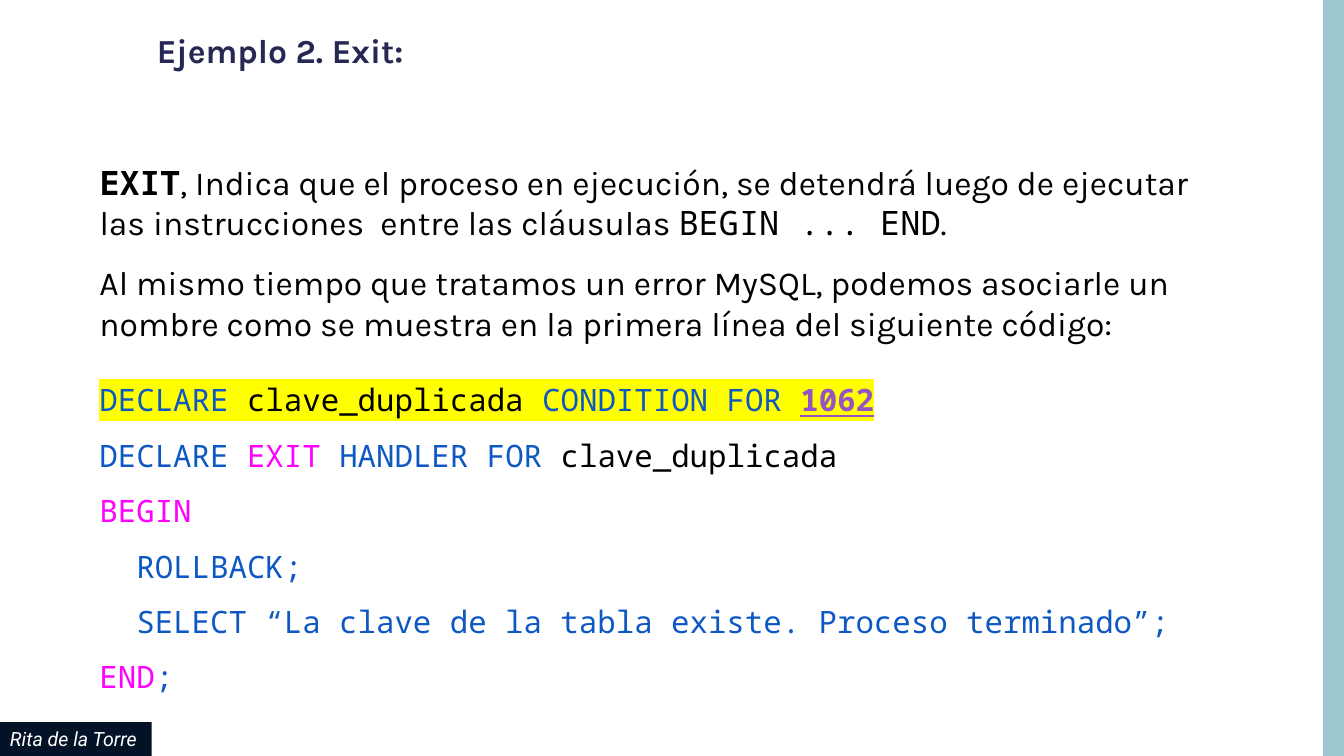
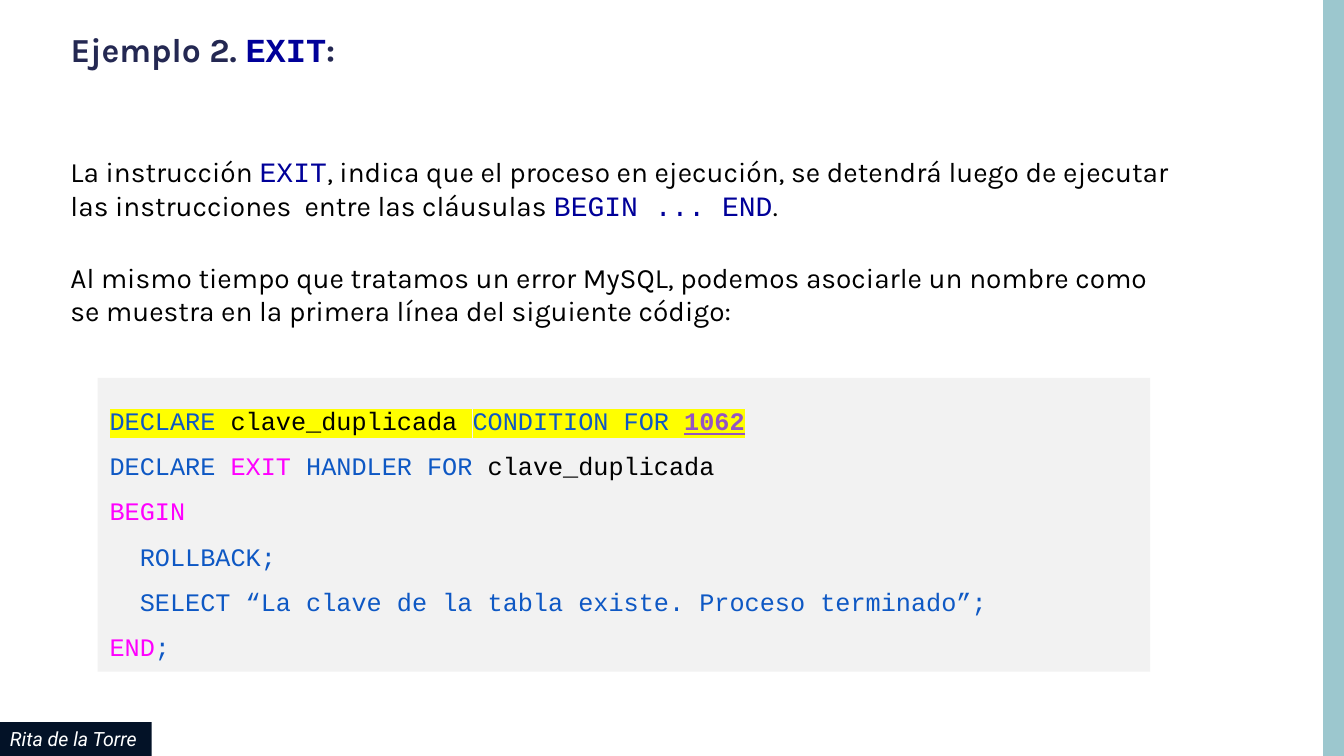
Before and after one commit to contenido-vario/MySQL, a slide deck: slide 5 of uf05/pdf/MySQL_UF05_ERRORES_TRANSACCIONES.pptx. Drawn at 1344x756 pixels with LibreOffice and Linux fonts; fonts in the diff are those of the drawing; background and template pictures are left out. Boxes give left, top, right and bottom in pixels: in the first picture for what was removed or moved away, otherwise in the second. Text is boxed around its words. In the diff, an @@ line names an element or a change of style, - is before the commit and + after.

```diff
--- a/uf05/pdf/MySQL_UF05_ERRORES_TRANSACCIONES.pptx
+++ b/uf05/pdf/MySQL_UF05_ERRORES_TRANSACCIONES.pptx
@@ title at box(71, 38, 336, 71): text changed @@
-Ejemplo 2. Exit:
+Ejemplo 2. EXIT:
@@ text at box(70, 160, 1168, 217): text changed; size 24 to 20 pt @@
-EXIT, Indica que el proceso en ejecución, se detendrá luego de ejecutar las instrucciones entre las cláusulas BEGIN ... END.
+La instrucción EXIT, indica que el proceso en ejecución, se detendrá luego de ejecutar las instrucciones entre las cláusulas BEGIN ... END.
@@ text "Al mismo tiempo que tratamos ...": place and size @@
-text "Al mismo tiempo que tratamos ..." at box(99, 272, 1169, 345)
+text "Al mismo tiempo que tratamos ..." at box(70, 268, 1146, 328)
@@ text "Al mismo tiempo que tratamos ..." at box(70, 268, 1146, 328): size 24 to 20 pt @@
@@ rectangle "DECLARE clave_duplicada CONDITION FOR 1062": place and size @@
-rectangle "DECLARE clave_duplicada CONDITION FOR 1062" at box(99, 387, 1169, 693)
+rectangle "DECLARE clave_duplicada CONDITION FOR 1062" at box(98, 378, 1150, 671)
@@ rectangle "DECLARE clave_duplicada CONDITION FOR 1062" at box(98, 378, 1150, 671): size 22 to 18 pt, font Noto Sans Mono to Courier New; fill none to #F2F2F2 @@
```
Also in this commit, not shown: 12 other slides changed, 4 slides added, 1 other file.
